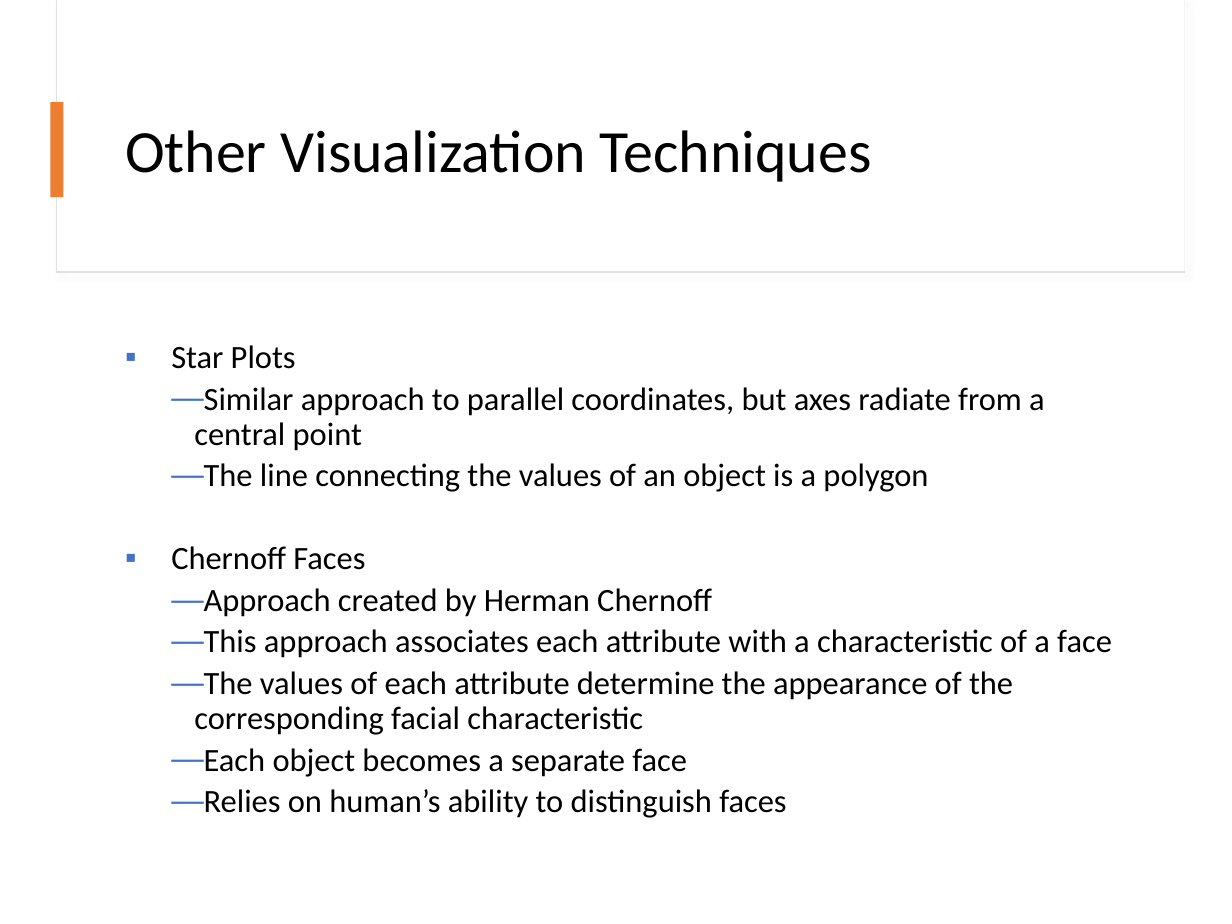
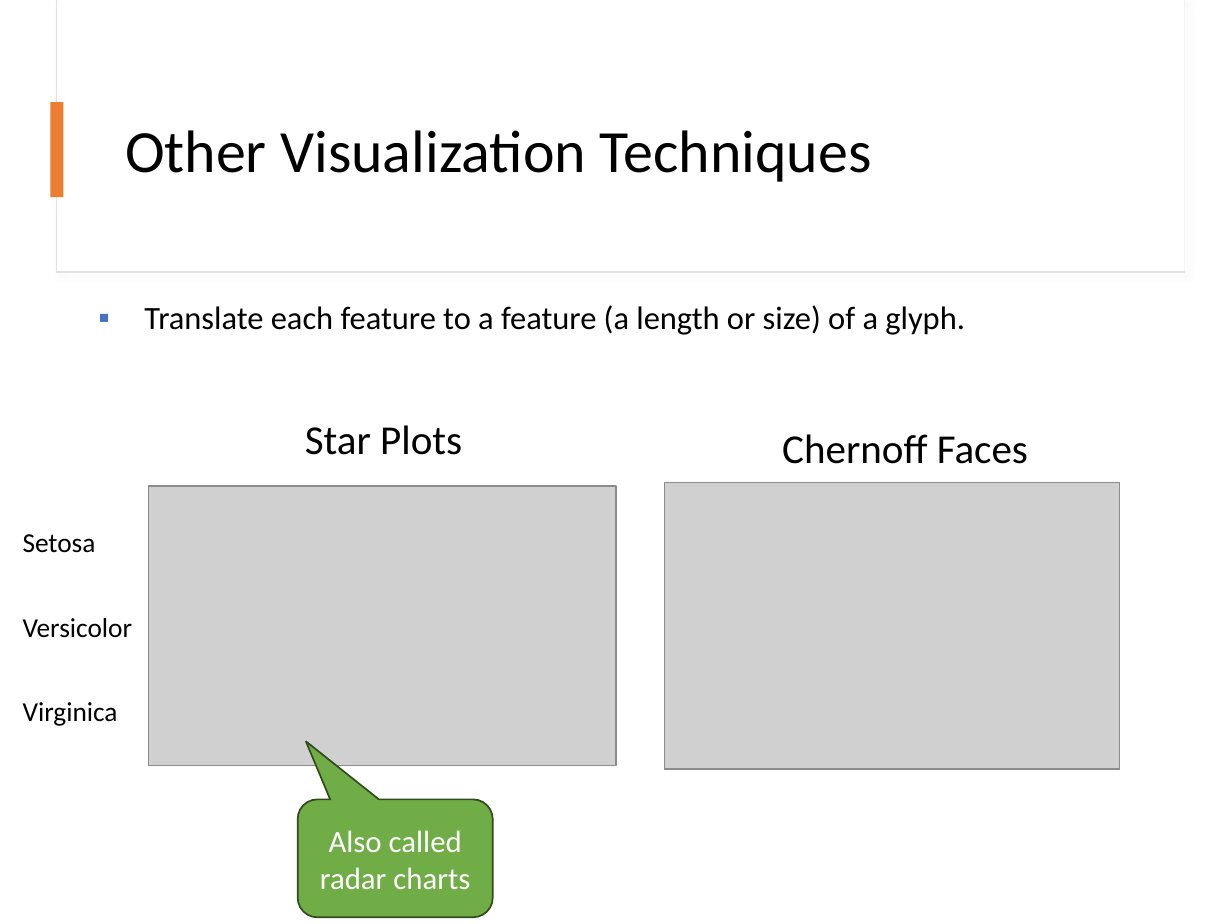
Before and after one commit to mhahsler/Introduction_to_Data_Mining_R_Examples, a slide deck: slide 35 of slides/chap2_exploration.pptx (slide 39 before the commit). Drawn at 1232x924 pixels with LibreOffice and Linux fonts; fonts in the diff are those of the drawing; grey boxes stand for pictures. Boxes give left, top, right and bottom in pixels: in the first picture for what was removed or moved away, otherwise in the second. Text is boxed around its words. In the diff, an @@ line names an element or a change of style, - is before the commit and + after.

Commit message:
simplified and added chart chooser slide.

```diff
--- a/slides/chap2_exploration.pptx
+++ b/slides/chap2_exploration.pptx
@@ text at box(144, 305, 965, 335): text changed @@
-▪ Star Plots
-  — Similar approach to parallel coordinates, but axes radiate from a central point
-  — The line connecting the values of an object is a polygon
-▪ Chernoff Faces
-  — Approach created by Herman Chernoff
-  — This approach associates each attribute with a characteristic of a face
-  — The values of each attribute determine the appearance of the corresponding facial characteristic
-  — Each object becomes a separate face
-  — Relies on human’s ability to distinguish faces
+▪ Translate each feature to a feature (a length or size) of a glyph.
@@ text added at box(305, 425, 462, 455), 24 pt, text #000000 @@
+Star Plots
@@ text added at box(782, 434, 1028, 464), 24 pt, text #000000 @@
+Chernoff Faces
@@ picture added at box(149, 487, 616, 766) @@
@@ picture added at box(664, 483, 1119, 769) @@
@@ text added at box(23, 534, 133, 726), 16 pt, text #000000 @@
+Setosa
+Versicolor
+Virginica
@@ rounded speech box added at box(298, 800, 493, 918), fill #70AD47, outline #314C1F 1 pt, 18 pt, text #FFFFFF @@
+Also called radar charts
```
Also in this commit, not shown: 12 other slides changed, 1 slide added, 6 slides removed, 1 other file.
